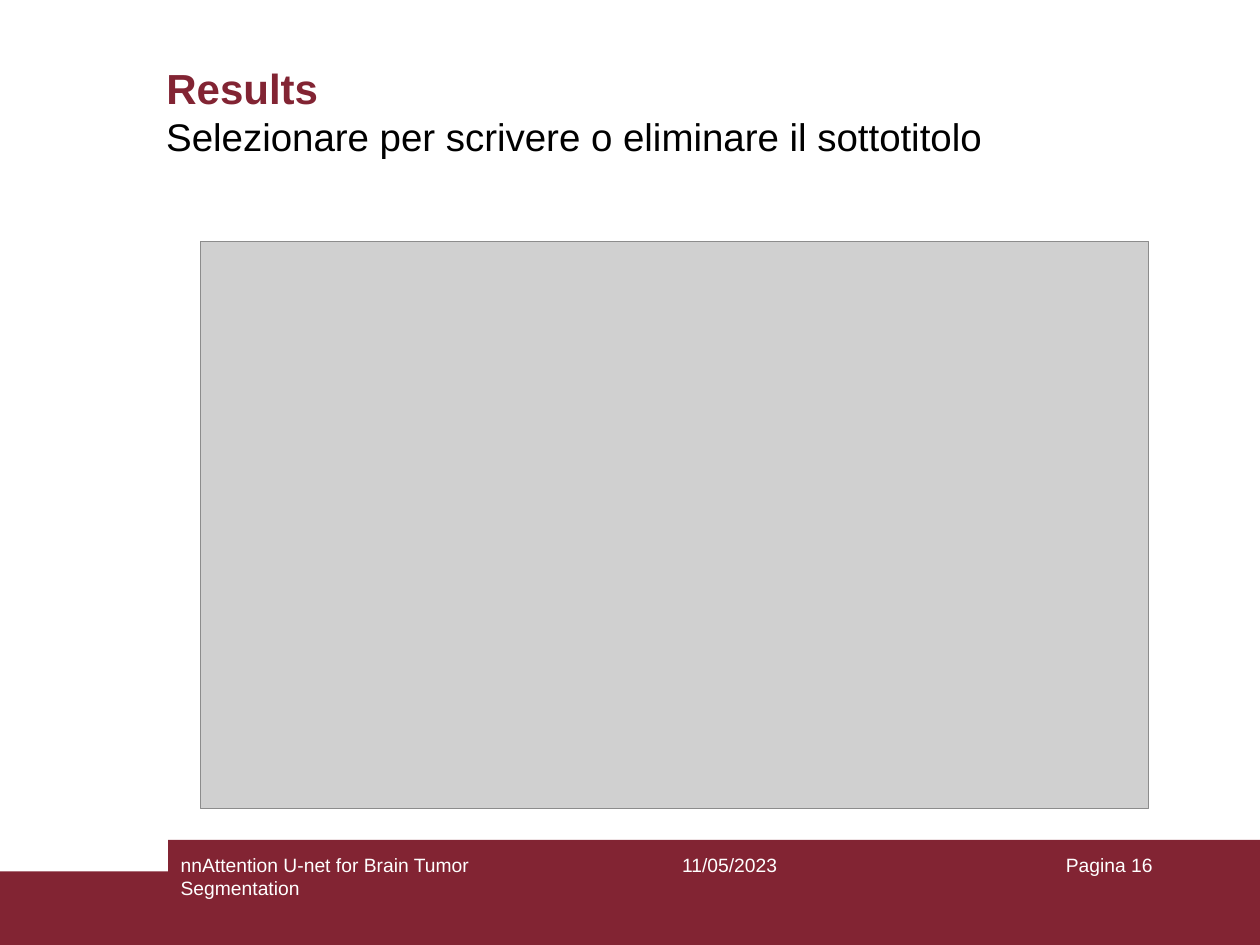
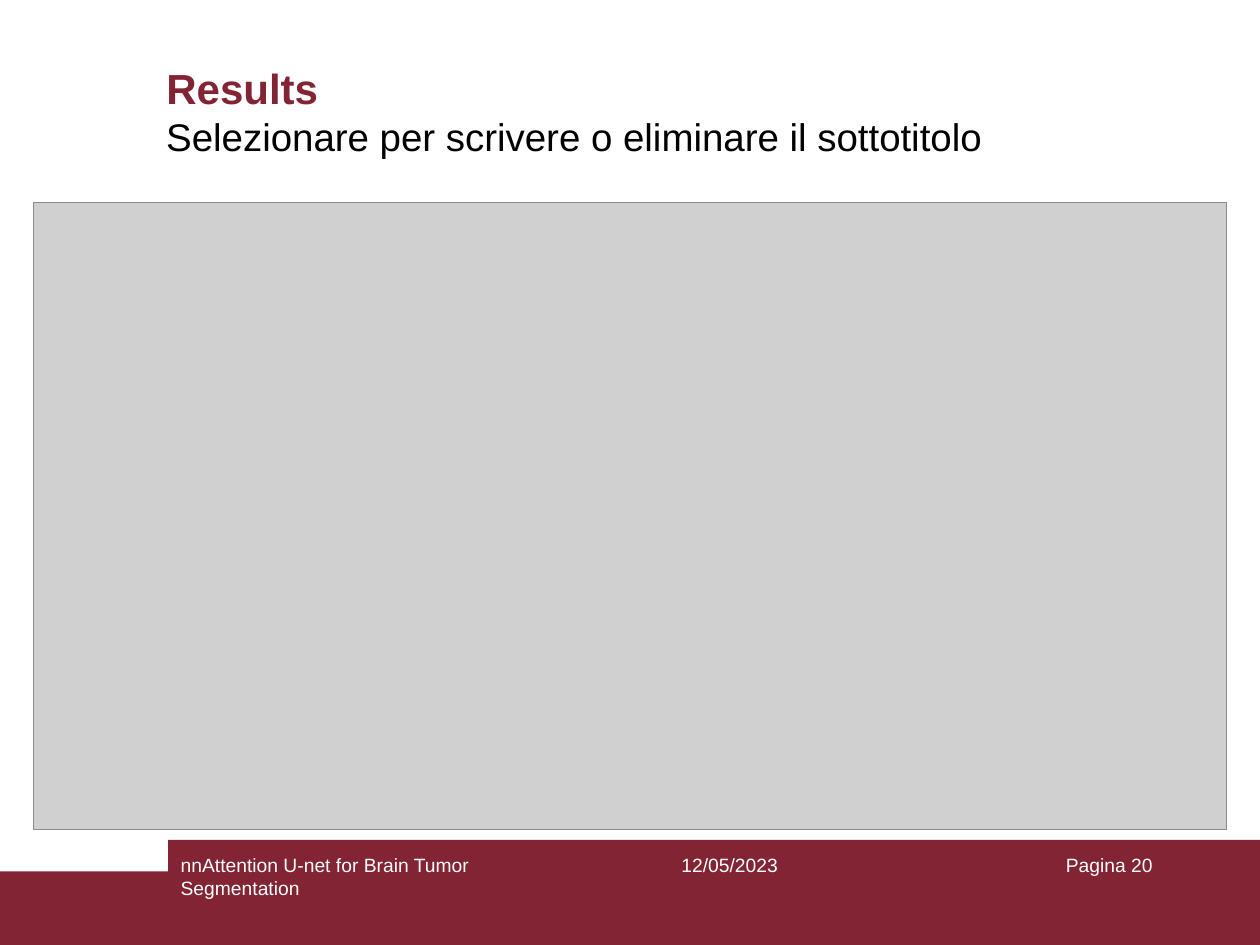
Before and after one commit to sh3rlock14/Master-Thesis-2023, a slide deck: slide 20 of thesis_slides/capparella.slides.pptx (slide 16 before the commit). Drawn at 1260x945 pixels with LibreOffice and Linux fonts; fonts in the diff are those of the drawing; grey boxes stand for pictures. Boxes give left, top, right and bottom in pixels: in the first picture for what was removed or moved away, otherwise in the second. Text is boxed around its words. In the diff, an @@ line names an element or a change of style, - is before the commit and + after.

Commit message:
add: more slides and images

```diff
--- a/thesis_slides/capparella.slides.pptx
+++ b/thesis_slides/capparella.slides.pptx
@@ picture: place and size @@
-picture at (200, 242, 1149, 809)
+picture at (33, 203, 1226, 830)
@@ text at (681, 858, 777, 873): text changed @@
-11/05/2023
+12/05/2023
@@ page number at (1066, 858, 1152, 876): text changed @@
-Pagina 16
+Pagina 20
```
Also in this commit, not shown: 16 other slides changed, 5 slides added, 13 other files.
